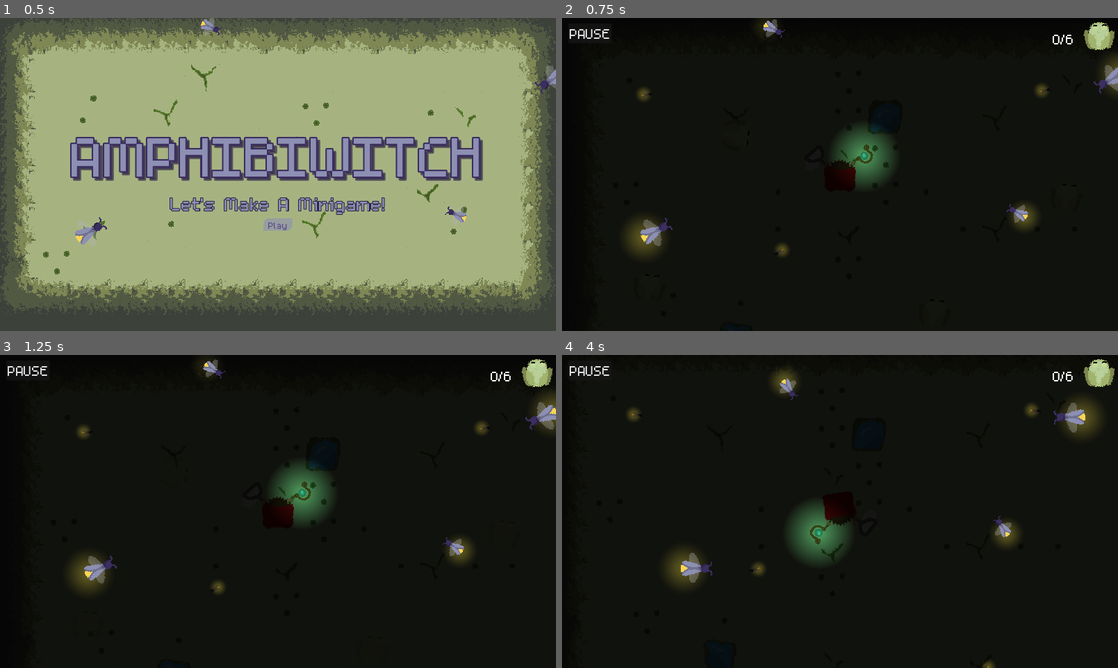
Above: before the commit, frames 1-4 (two rows, left to right).
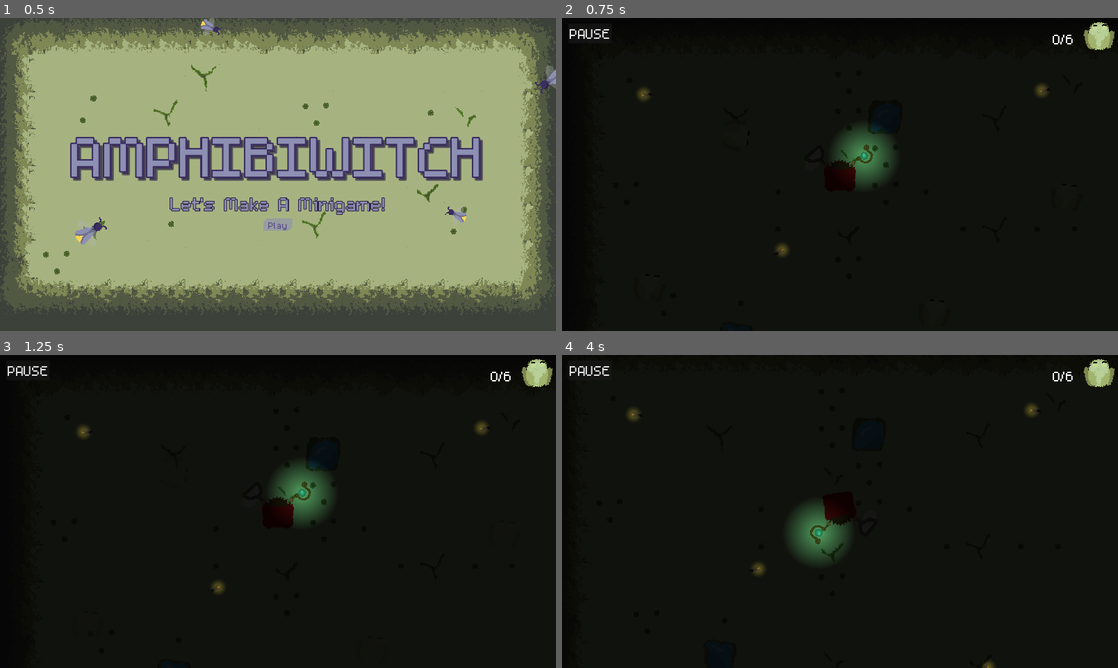
Above: after the commit, the same moments.

Repository: Splashy-Inc/amphibiwitch
Game: Godot game, scene res://SCENES/screen_manager.tscn
Same seed, same stepped clock (60 frames per second), same inputs: the game is played once before the commit and once after it. The engine's default icon, where the game draws it, is replaced by a stand-in: a white triangle on a blue panel in a dark square. Sound files missing from this copy of the repository are replaced by a short silence.
Inputs (mouse positions are in pixels of both pictures, inside the frame that each line leads up to):
- Up to frame 1 (0.5 s): no input
- Up to frame 2 (0.75 s): click "Play" at 0.5 s
- Up to frame 3 (1.25 s): no input
- Up to frame 4 (4 s): click "PAUSE" at 1.25 s; click "Restart" at 2 s; tap Enter at 2.75 s; move the mouse to (962, 495) at 2.77 s; hold D (right) 2.78-3.53 s; hold Right mouse button (light) 2.78-3.53 s; click (962, 495) at 2.92 s; move the mouse to (728, 527) at 3.52 s; hold S (down) from 3.53 s (still down); click (728, 527) at 3.6 s

Frame 1 is identical in both runs. In frame 2, 1.3% of the frame differs, in the area x 11-100%, y 0-76%; in frame 3, 1.5%; in frame 4, 1.9%, in the area x 18-97%, y 4-74%.

Commit message:
Fix main menu fireflies not hiding

Diff:
--- a/SCENES/GUI/main_menu.tscn
+++ b/SCENES/GUI/main_menu.tscn
@@ -88,31 +88,33 @@
 theme_override_styles/normal = ExtResource("2_y3ir5")
 text = "Quit"
 
-[node name="Fireflies" type="Node" parent="."]
+[node name="Fireflies" type="Node2D" parent="MenuContent"]
 
-[node name="Firefly" parent="Fireflies" instance=ExtResource("5_wju8h")]
+[node name="Firefly" parent="MenuContent/Fireflies" instance=ExtResource("5_wju8h")]
 position = Vector2(290, 735)
 scale = Vector2(1.5, 1.5)
 
-[node name="Firefly6" parent="Fireflies" instance=ExtResource("5_wju8h")]
+[node name="Firefly6" parent="MenuContent/Fireflies" instance=ExtResource("5_wju8h")]
 position = Vector2(-331, 126)
 rotation = 0.832522
 scale = Vector2(1.5, 1.5)
 
-[node name="Firefly2" parent="Fireflies" instance=ExtResource("5_wju8h")]
+[node name="Firefly2" parent="MenuContent/Fireflies" instance=ExtResource("5_wju8h")]
 position = Vector2(1926, 217)
-scale = Vector2(-1.5, -1.5)
+rotation = -2.67559
+scale = Vector2(1.5, 1.5)
 
-[node name="Firefly5" parent="Fireflies" instance=ExtResource("5_wju8h")]
+[node name="Firefly5" parent="MenuContent/Fireflies" instance=ExtResource("5_wju8h")]
 position = Vector2(2509, 578)
-scale = Vector2(-1.5, -1.5)
+rotation = -2.67559
+scale = Vector2(1.5, 1.5)
 
-[node name="Firefly3" parent="Fireflies" instance=ExtResource("5_wju8h")]
+[node name="Firefly3" parent="MenuContent/Fireflies" instance=ExtResource("5_wju8h")]
 position = Vector2(720, 18.0001)
-rotation = -1.69297
-scale = Vector2(-1, -1)
+rotation = 1.44862
+scale = Vector2(1, 1)
 
-[node name="Firefly4" parent="Fireflies" instance=ExtResource("5_wju8h")]
+[node name="Firefly4" parent="MenuContent/Fireflies" instance=ExtResource("5_wju8h")]
 position = Vector2(1583, 691)
 rotation = -1.69297
 scale = Vector2(1, 1)
--- a/SCENES/firefly.tscn
+++ b/SCENES/firefly.tscn
@@ -40,6 +40,9 @@
 [sub_resource type="CircleShape2D" id="CircleShape2D_1ii0q"]
 radius = 48.0
 
+[sub_resource type="Animation" id="Animation_ppjr4"]
+length = 0.001
+
 [sub_resource type="Animation" id="Animation_xk8ja"]
 resource_name = "new_animation"
 length = 40.0
@@ -68,9 +71,6 @@
 "update": 0,
 "values": [0.466003, 2.04902, 3.91128, 5.2133, 0.466003]
 }
-
-[sub_resource type="Animation" id="Animation_ppjr4"]
-length = 0.001
 
 [sub_resource type="AnimationLibrary" id="AnimationLibrary_v1jxe"]
 _data = {
Not shown: 1 places in SCENES/playground.tscn that only renumber resources
